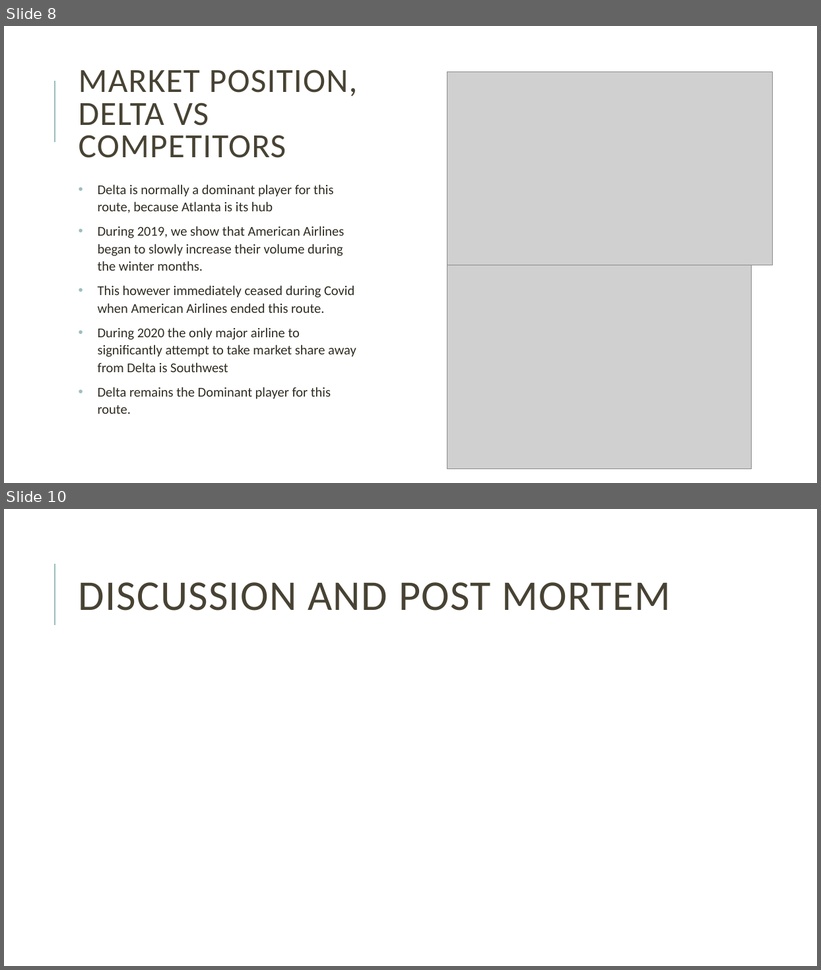
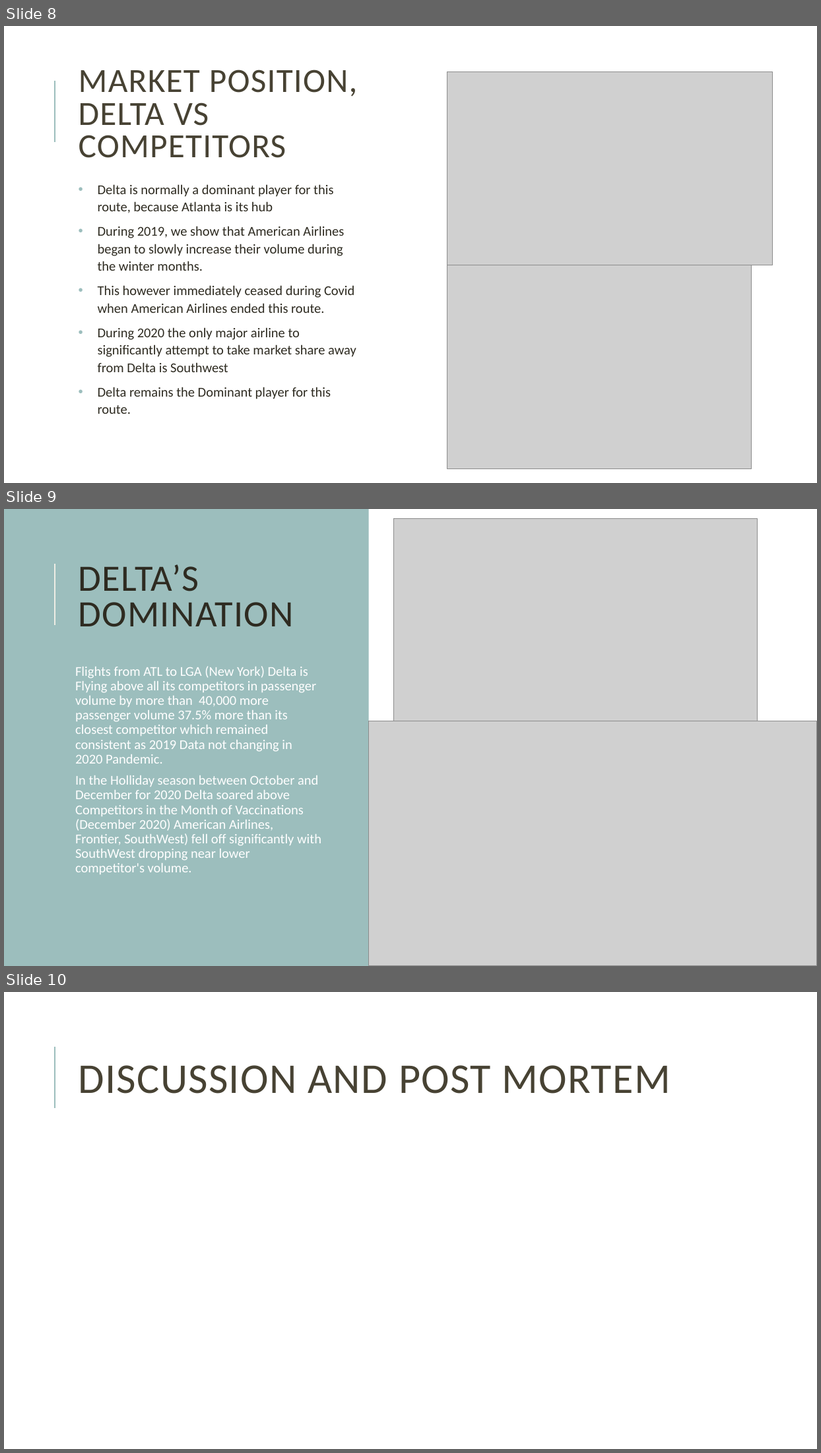
Before and after one commit to davew306/Project_Airline, a slide deck: Project Delta Airlines Presentation.pptx. Shown one above the other, each under a label of ours: slides 8 and 10 before the commit, slides 8, 9 and 10 after it; the slides between them are not shown. The pictures are 821x970 and 821x1453 pixels, drawn with LibreOffice and Linux fonts; fonts in the diff are those of the drawing; grey boxes stand for pictures. Boxes give left, top, right and bottom in pixels: in the first picture for what was removed or moved away, otherwise in the second. Text is boxed around its words. In the diff, an @@ line names an element or a change of style, - is before the commit and + after.

```diff
--- a/Project Delta Airlines Presentation.pptx
+++ b/Project Delta Airlines Presentation.pptx
@@ slide 9 added at (4, 509, 817, 966), background #FFFFFF @@
@@ rectangle added at (4, 509, 369, 966), fill #9CBEBD @@
@@ picture added at (394, 519, 758, 738) @@
@@ line added from (55, 625) to (55, 564), #EEEDE5 1.5 pt @@
@@ title added at (79, 564, 294, 627), 44 pt, text #2E2B21 @@
+DELTA’S DOMINATION
@@ text added at (75, 666, 321, 875), 16 pt, text #FFFFFF @@
+Flights from ATL to LGA (New York) Delta is Flying above all its competitors in passenger volume by more than 40,000 more passenger volume 37.5% more than its closest competitor which remained consistent as 2019 Data not changing in 2020 Pandemic.
+In the Holliday season between October and December for 2020 Delta soared above Competitors in the Month of Vaccinations (December 2020) American Airlines, Frontier, SouthWest) fell off significantly with SouthWest dropping near lower competitor's volume.
@@ picture added at (369, 722, 817, 966) @@
```
Also in this commit, not shown: 3 slides changed, 2 slides removed.
